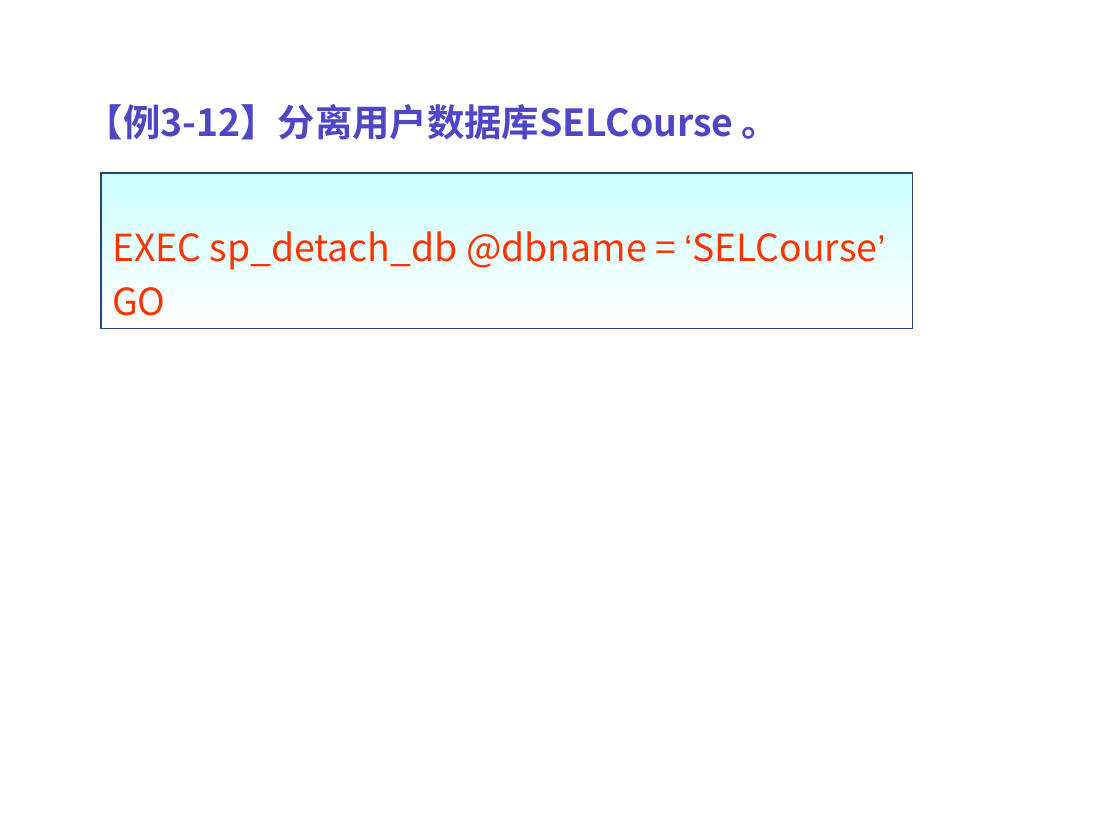
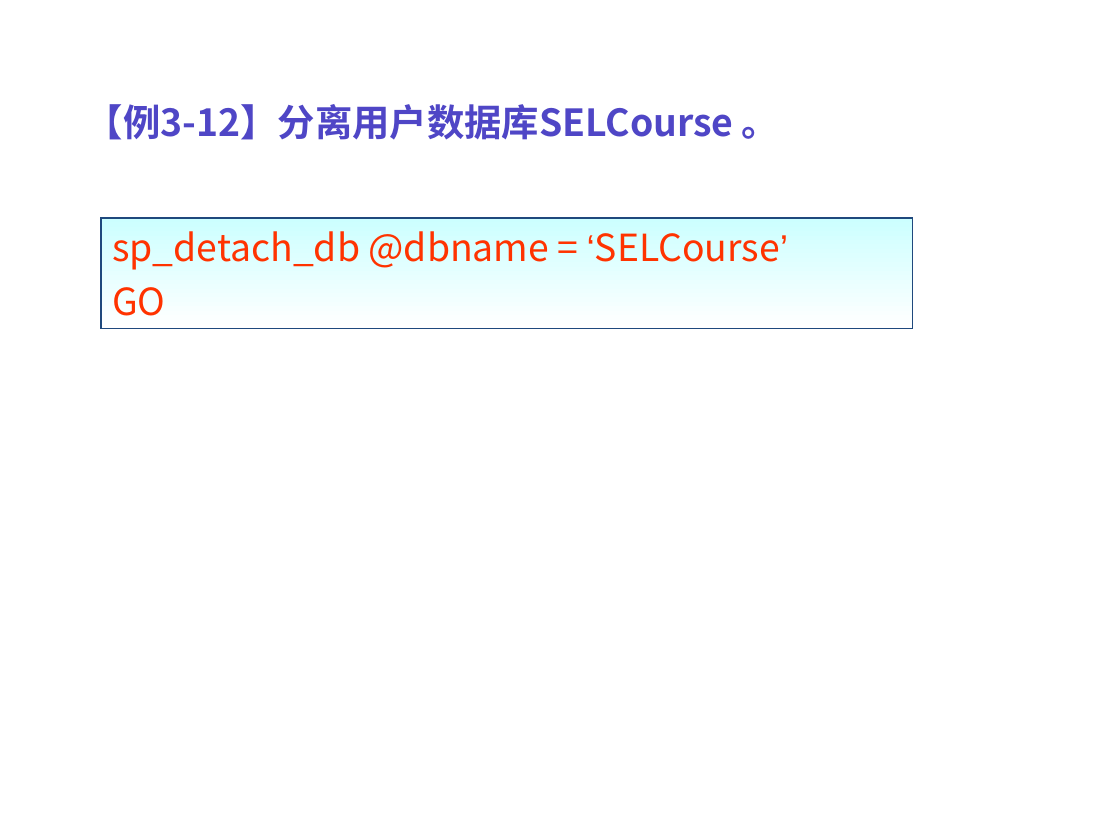
Before and after one commit to yuqingmao2019/MyWorkSpace, a slide deck: slide 54 of 数据库ppt/第3章 .ppt. Drawn at 1120x840 pixels with LibreOffice and Linux fonts; fonts in the diff are those of the drawing; background and template pictures are left out. Boxes give left, top, right and bottom in pixels: in the first picture for what was removed or moved away, otherwise in the second. Text is boxed around its words. In the diff, an @@ line names an element or a change of style, - is before the commit and + after.

```diff
--- a/数据库ppt/第3章 .ppt
+++ b/数据库ppt/第3章 .ppt
@@ rectangle "sp_detach_db @dbname = ‘SELCourse’": place and size @@
-rectangle "sp_detach_db @dbname = ‘SELCourse’" at [101,174,912,329]
+rectangle "sp_detach_db @dbname = ‘SELCourse’" at [101,218,912,329]
@@ text in rectangle at [112,231,789,270]: text changed @@
-EXEC sp_detach_db @dbname = ‘SELCourse’
+sp_detach_db @dbname = ‘SELCourse’
```
Also in this commit, not shown: 1 other slide changed, 13 other files.
